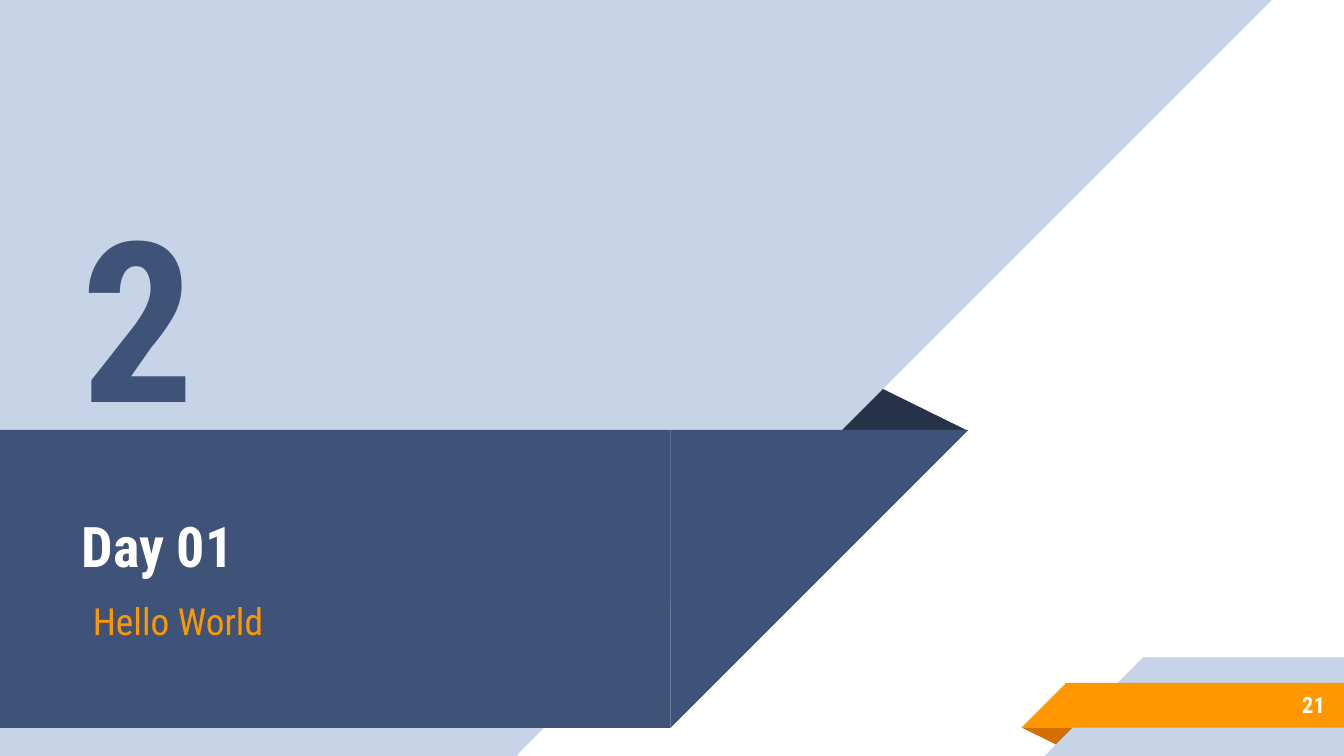
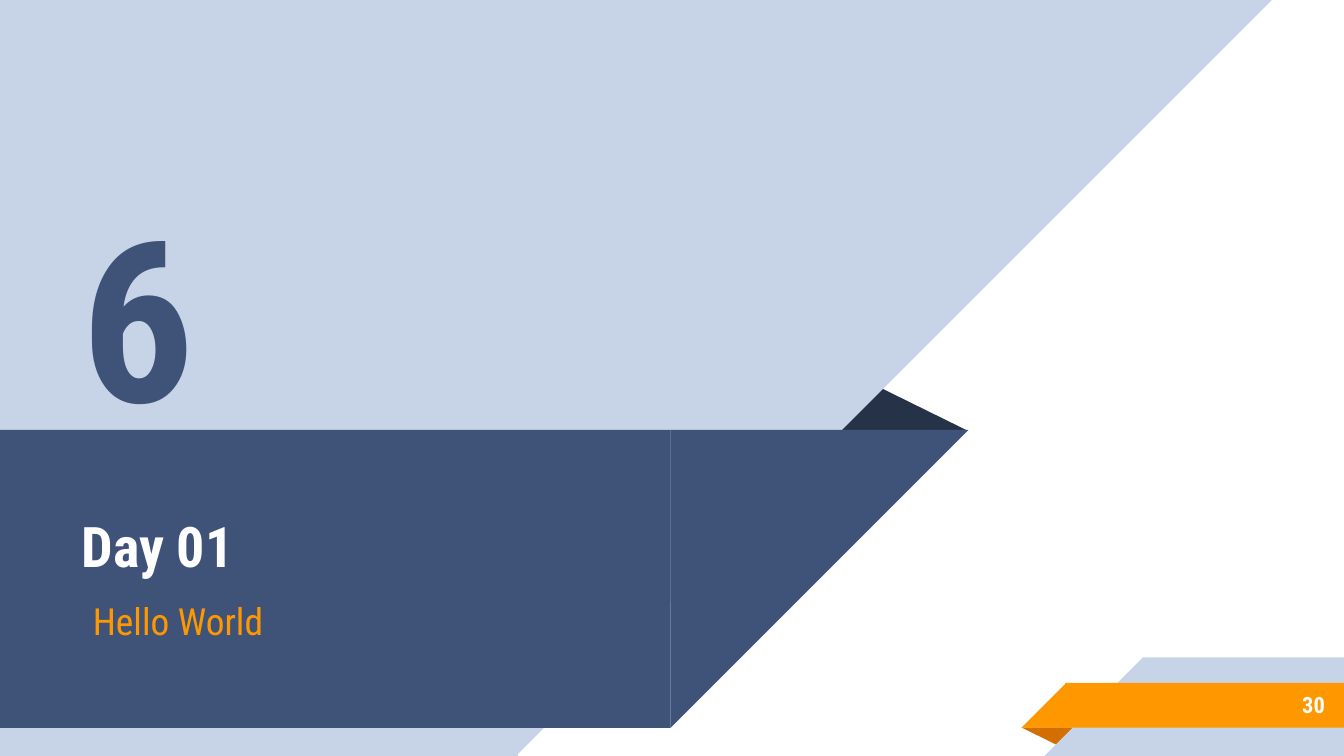
Before and after one commit to aronipurwanto/materi-xa, a slide deck: slide 30 of java-logic/Slide-Java-Logic-01.pptx (slide 21 before the commit). Drawn at 1344x756 pixels with LibreOffice and Linux fonts; fonts in the diff are those of the drawing. Boxes give left, top, right and bottom in pixels: in the first picture for what was removed or moved away, otherwise in the second. Text is boxed around its words. In the diff, an @@ line names an element or a change of style, - is before the commit and + after.

```diff
--- a/java-logic/Slide-Java-Logic-01.pptx
+++ b/java-logic/Slide-Java-Logic-01.pptx
@@ text at [82, 241, 195, 454]: text changed @@
-2
+6
@@ page number at [1302, 697, 1325, 714]: text changed @@
-21
+30
```
Also in this commit, not shown: 12 other slides changed, 10 slides added, 1 slide removed, 3 other files.
